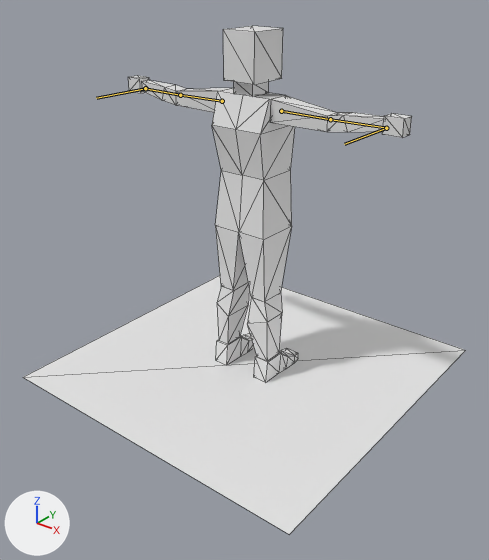
An edit to the glTF model Assets/Models/Mobs/enemydoll.glb, drawn before and after from the same camera.
Camera for both pictures: a 50 mm lens placed at (2.24, -2.88, 2.35), pointed at (0.07, -0.15, 0.67). Arrows for +X, +Y and +Z are at lower left; the lights stay in place. The bones that change are drawn over the model as lines. Mesh edges are drawn as thin lines.

Objects in the first picture: 'Plane', 'bicept.L', 'bicept.R', 'calf.L', 'calf.R', 'foot.L', 'foot.R', 'forearm.L', 'forearm.R', 'hand.L', 'hand.R', 'head', 'thigh.L', 'thigh.R', 'torso'.
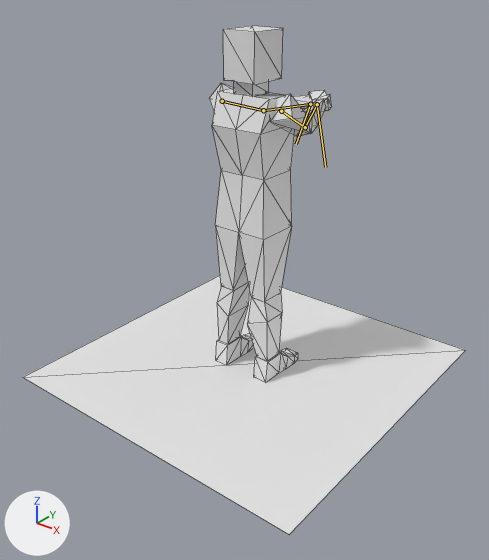
The newer file adds an action. The first version stands in its rest pose; the second is drawn at frame 1 of the action 'Flinch_2'.

Where the change shows, as pixel boxes [x1, y1, x2, y2] in the pictures (489 x 560 px):
'bicept.R', posed (40% narrower, 16% taller)
    before: [270, 95, 337, 132]
    after: [270, 94, 310, 137]
'forearm.R', posed
    before: [327, 112, 384, 132]
    after: [303, 99, 326, 133]
'bicept.L', posed
    before: [176, 88, 231, 112]
    after: [209, 83, 233, 111]
'forearm.L', posed
    before: [142, 80, 186, 105]
    after: [293, 95, 312, 110]
'hand.R', posed
    before: [382, 113, 412, 138]
    after: [314, 95, 332, 111]
'hand.L', posed
    before: [128, 75, 149, 93]
    after: [308, 90, 330, 103]
bone 'Bicept.L', root to tip
    before: (222, 101) to (180, 95)
    after: (222, 101) to (263, 110)
bone 'Forearm.L', root to tip
    before: (180, 95) to (144, 88)
    after: (263, 110) to (311, 104)
bone 'WristIK.L', root to tip
    before: (145, 88) to (96, 98)
    after: (310, 104) to (296, 144)
bone 'Bicept.R', root to tip
    before: (281, 111) to (330, 119)
    after: (281, 111) to (305, 127)
bone 'Forearm.R', root to tip
    before: (330, 119) to (388, 128)
    after: (305, 127) to (317, 104)
bone 'WristIK.R', root to tip
    before: (386, 128) to (344, 144)
    after: (317, 104) to (325, 167)

Patch to the scene script:
```diff
--- a/Assets/Models/Mobs/enemydoll.glb.py
+++ b/Assets/Models/Mobs/enemydoll.glb.py
@@ bone_bicept_l @@
 bone_bicept_l = bpy.data.objects['Armature'].pose.bones['Bicept.L']  # child of 'Shoulder.L'
-bone_bicept_l.rotation_quaternion = (1.0, 0.0, 0.0, 0.0)  # degrees (0, 0, 0)
+bone_bicept_l.rotation_quaternion = (0.588, -0.402, -0.136, -0.689)  # degrees (-24, -46, -89)
@@ bone_forearm_l @@
 bone_forearm_l = bpy.data.objects['Armature'].pose.bones['Forearm.L']  # child of 'Bicept.L'
-bone_forearm_l.rotation_quaternion = (1.0, 0.0, 0.0, 0.0)  # degrees (0, 0, 0)
+bone_forearm_l.rotation_quaternion = (0.982, 0.0, 0.0, -0.189)  # degrees (0, 0, -22)
@@ bone_wristik_l @@
 bone_wristik_l = bpy.data.objects['Armature'].pose.bones['WristIK.L']  # child of 'Shoulder.L'
-bone_wristik_l.location = (0.0, 0.0, 0.0)
-bone_wristik_l.rotation_quaternion = (1.0, 0.0, 0.0, 0.0)  # degrees (0, 0, 0)
+bone_wristik_l.location = (-0.825, -0.533, -0.07)
+bone_wristik_l.rotation_quaternion = (0.423, -0.226, 0.377, -0.793)  # degrees (-52, -2, -123)
@@ bone_bicept_r @@
 bone_bicept_r = bpy.data.objects['Armature'].pose.bones['Bicept.R']  # child of 'Shoulder.R'
-bone_bicept_r.rotation_quaternion = (1.0, 0.0, 0.0, 0.0)  # degrees (0, 0, 0)
+bone_bicept_r.rotation_quaternion = (-0.624, 0.547, -0.215, -0.515)  # degrees (-56, 56, 47)
@@ bone_forearm_r @@
 bone_forearm_r = bpy.data.objects['Armature'].pose.bones['Forearm.R']  # child of 'Bicept.R'
-bone_forearm_r.rotation_quaternion = (1.0, 0.0, 0.0, 0.0)  # degrees (0, 0, 0)
+bone_forearm_r.rotation_quaternion = (0.942, 0.0, 0.0, 0.335)  # degrees (0, 0, 39)
@@ bone_wristik_r @@
 bone_wristik_r = bpy.data.objects['Armature'].pose.bones['WristIK.R']  # child of 'Shoulder.R'
-bone_wristik_r.location = (0.0, 0.0, 0.0)
-bone_wristik_r.rotation_quaternion = (1.0, 0.0, 0.0, 0.0)  # degrees (0, 0, 0)
+bone_wristik_r.location = (0.73, -0.537, -0.07)
+bone_wristik_r.rotation_quaternion = (-0.432, 0.357, 0.528, -0.639)  # degrees (-79, 0, 112)
```
